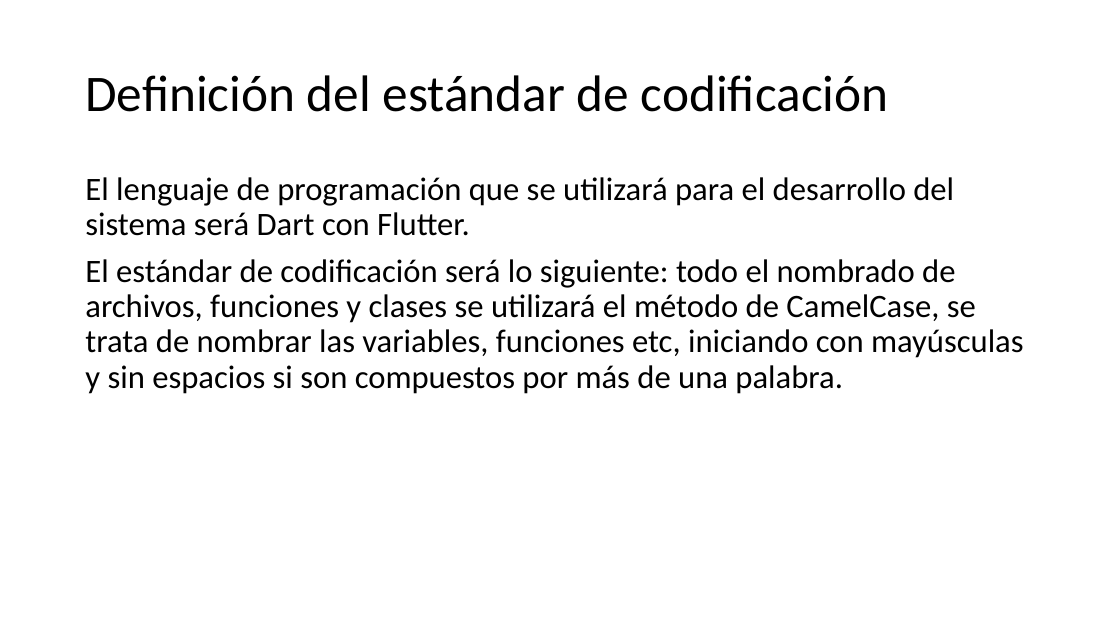
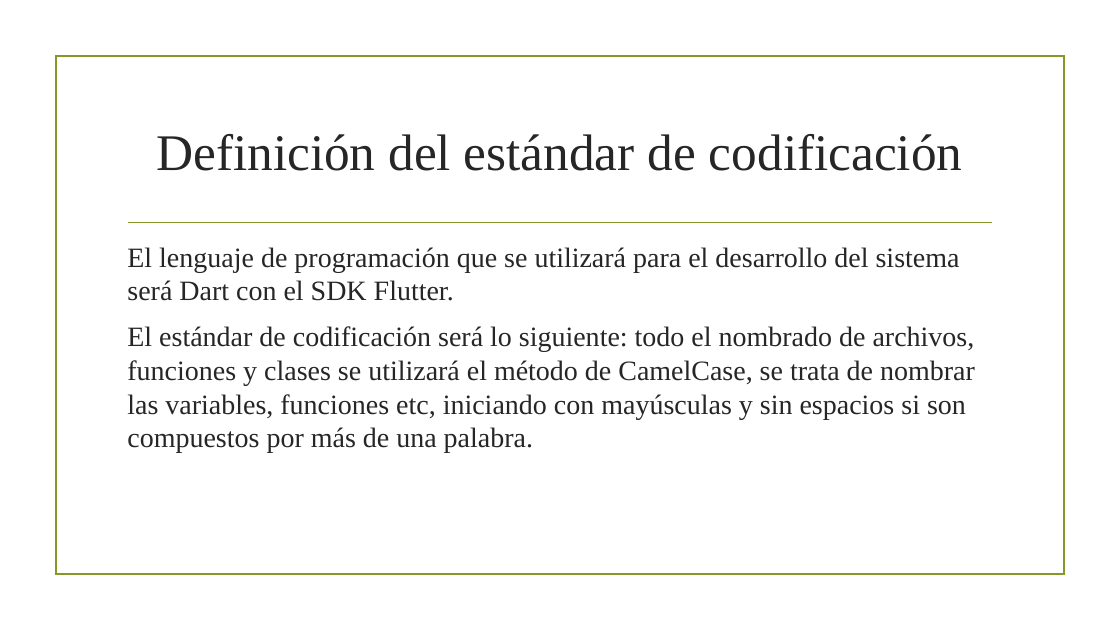
Before and after one commit to CarlosGreene/ProyectoEquipo4, a slide deck: slide 4 of Segunda Entrega.pptm. Drawn at 1120x630 pixels with LibreOffice and Linux fonts; fonts in the diff are those of the drawing; background and template pictures are left out. Boxes give left, top, right and bottom in pixels: in the first picture for what was removed or moved away, otherwise in the second. Text is boxed around its words. In the diff, an @@ line names an element or a change of style, - is before the commit and + after.

```diff
--- a/Segunda Entrega.pptm
+++ b/Segunda Entrega.pptm
@@ rectangle added at (55, 56, 1064, 575), outline #83992A 1.25 pt @@
@@ title "Definición del estándar de codificación": place and size @@
-title "Definición del estándar de codificación" at (85, 75, 888, 112)
+title "Definición del estándar de codificación" at (156, 134, 962, 171)
@@ title "Definición del estándar de codificación" at (156, 134, 962, 171): font Calibri to Times New Roman, text colour #000000 to #262626; alignment left to centre; line spacing 0.9 to 1 @@
@@ text "El lenguaje de programación que ...": place and size @@
-text "El lenguaje de programación que ..." at (85, 177, 1024, 394)
+text "El lenguaje de programación que ..." at (127, 247, 975, 453)
@@ line added from (129, 223) to (992, 223), #83992A 1.25 pt @@
@@ text at (127, 247, 960, 301): text changed; size 28 to 24 pt; font Calibri to Times New Roman; text colour #000000 to #262626 @@
-El lenguaje de programación que se utilizará para el desarrollo del sistema será Dart con Flutter.
+El lenguaje de programación que se utilizará para el desarrollo del sistema será Dart con el SDK Flutter.
@@ text at (127, 326, 975, 453): size 28 to 24 pt, font Calibri to Times New Roman, text colour #000000 to #262626 in "El estándar de codificación será lo siguiente: ..."; line spacing 0.9 to 1 @@
```
Also in this commit, not shown: 7 other slides changed, 2 slides added, 3 slides removed, 10 other files.
